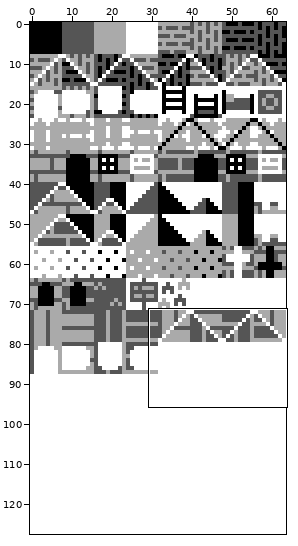
Sprite sheet, stored at Towd/Resources/Tilesets/Terrain.png. The picture above shows the old version from afar; the outline marks the close-up.
Close-up. As it was:
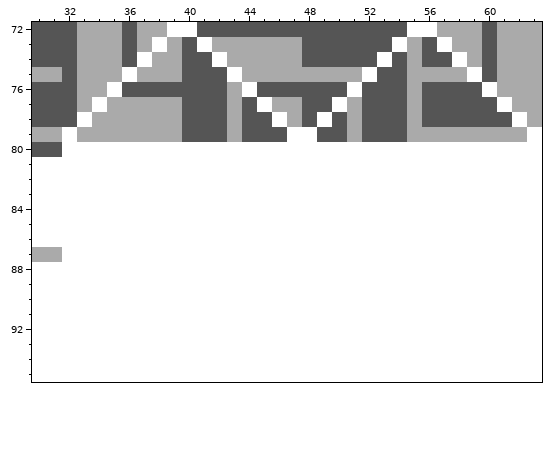
The file is 64x128 pixels. Shown: x 30..63, y 72..95.
Now the later version:
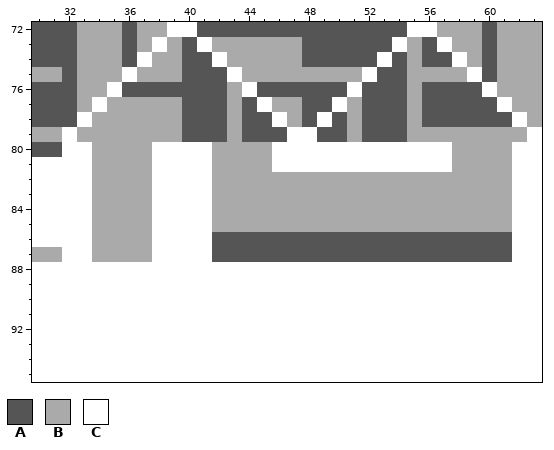
Palette (. is transparent): A #555555  B #aaaaaa  C #ffffff
The exact change:
y 80..81: x 34..37 CCCC -> BBBB; x 42..45 CCCC -> BBBB; x 58..61 CCCC -> BBBB
y 82..85: x 34..37 CCCC -> BBBB; x 42..61 CCCCCCCCCCCCCCCCCCCC -> BBBBBBBBBBBBBBBBBBBB
y 86..87: x 34..37 CCCC -> BBBB; x 42..61 CCCCCCCCCCCCCCCCCCCC -> AAAAAAAAAAAAAAAAAAAA
Boxes around the changes in both close-ups, in picture pixels (x1, y1, x2, y2):
changed: (92, 142, 152, 262)
changed: (212, 142, 512, 262)
